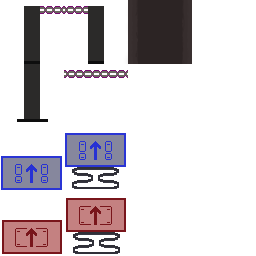
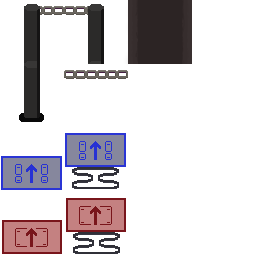
The second 256 x 256 image is a revision of the first. Changes to its layers:
painted on "chains-pillar" over [24, 4, 128, 79]
painted on "alone-pillar" over [17, 64, 48, 122]
